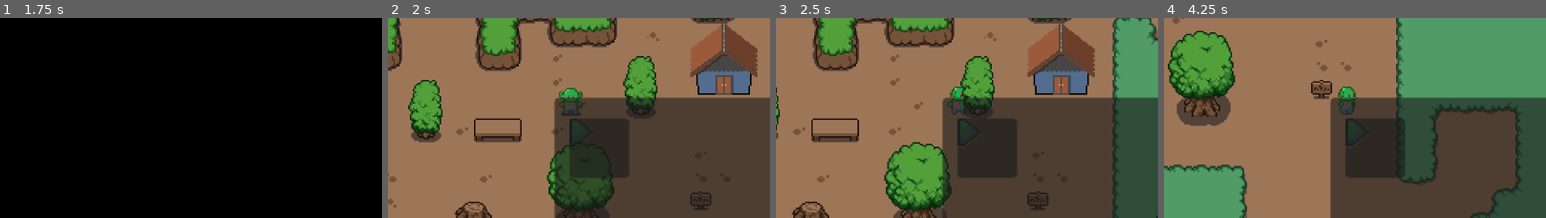
Above: before the commit, frames 1-4 (left to right).
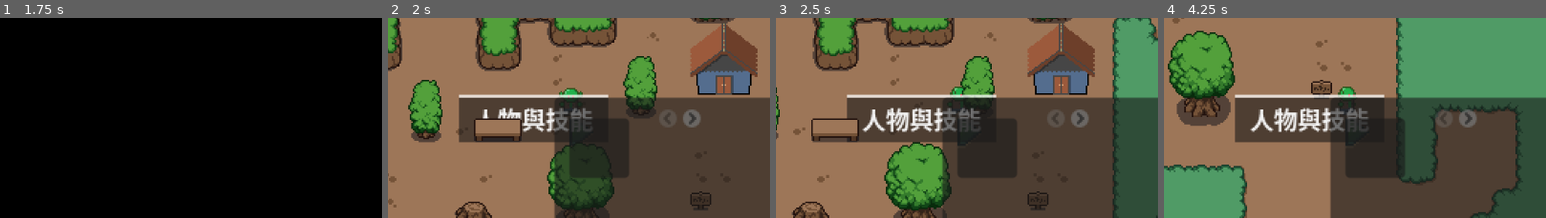
Above: after the commit, the same moments.

Repository: iamkuo/godot_test
Game: Godot game, scene res://scenes/game.tscn
Two runs of this game, one before a commit and one after it. Both use one fixed random seed, a clock stepped at 60 frames per second and the inputs below.
Inputs:
- Up to frame 1 (1.75 s): click "開始遊戲" at 0.5 s; click "開始遊戲" at 1.25 s
- Up to frame 2 (2 s): no input
- Up to frame 3 (2.5 s): tap Enter (ui_accept) at 2, 2.27 s; hold Right (ui_right) from 2.03 s (still down)
- Up to frame 4 (4.25 s): tap Enter (ui_accept) at 2.75, 3.02 s; release Right (ui_right) at 2.78 s; hold Down (ui_down) 2.78-3.53 s; hold Right (ui_right) from 3.53 s (still down)
The pictures show only the part of the screen within x 26-76%, y 25-75%; the shares and areas given below are measured in that part.

Frame 1 is identical in both runs. In frame 2, 7.0% of the frame differs, in the area x 18-82%, y 38-63%; in frame 3, 7.6%; in frame 4, 8.4%.

Commit message:
正在完成背包系統以及整理GUI場景樹

Diff:
--- a/scenes/backpack.tscn
+++ b/scenes/backpack.tscn
@@ -26,3 +26,25 @@
 grow_horizontal = 2
 grow_vertical = 2
 theme_override_styles/panel = SubResource("StyleBoxTexture_5gcru")
+
+[node name="TabContainer" type="TabContainer" parent="."]
+layout_mode = 1
+anchors_preset = -1
+anchor_right = 1.0
+anchor_bottom = 1.0
+offset_left = 50.0
+offset_top = 50.0
+offset_right = -50.0
+offset_bottom = -50.0
+grow_horizontal = 2
+grow_vertical = 2
+current_tab = 0
+
+[node name="人物與技能" type="MarginContainer" parent="TabContainer"]
+layout_mode = 2
+metadata/_tab_index = 0
+
+[node name="永恆之焰的記憶" type="MarginContainer" parent="TabContainer"]
+visible = false
+layout_mode = 2
+metadata/_tab_index = 1
